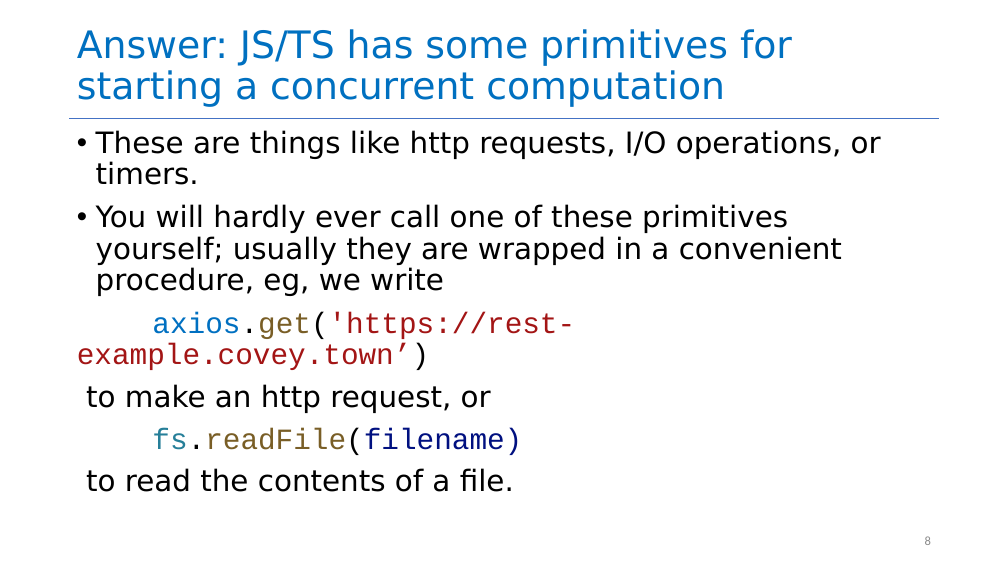
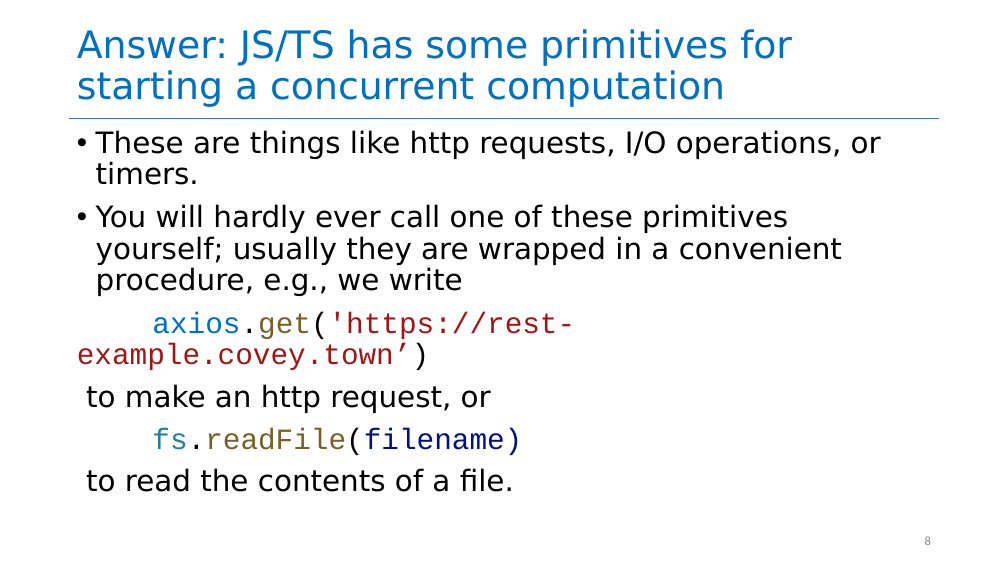
Before and after one commit to neu-se/CS4530-Spring-2023, a slide deck: slide 8 of Slides/Module 05 Concurrency Patterns in Typescript.pptx. Drawn at 1008x567 pixels with LibreOffice and Linux fonts; fonts in the diff are those of the drawing. Boxes give left, top, right and bottom in pixels: in the first picture for what was removed or moved away, otherwise in the second. Text is boxed around its words. In the diff, an @@ line names an element or a change of style, - is before the commit and + after.

```diff
--- a/Slides/Module 05 Concurrency Patterns in Typescript.pptx
+++ b/Slides/Module 05 Concurrency Patterns in Typescript.pptx
@@ text at (96, 204, 842, 296): text changed @@
-• You will hardly ever call one of these primitives yourself; usually they are wrapped in a convenient procedure, eg, we write
+• You will hardly ever call one of these primitives yourself; usually they are wrapped in a convenient procedure, e.g., we write
```
Also in this commit, not shown: 10 other slides changed, 1 other file.
